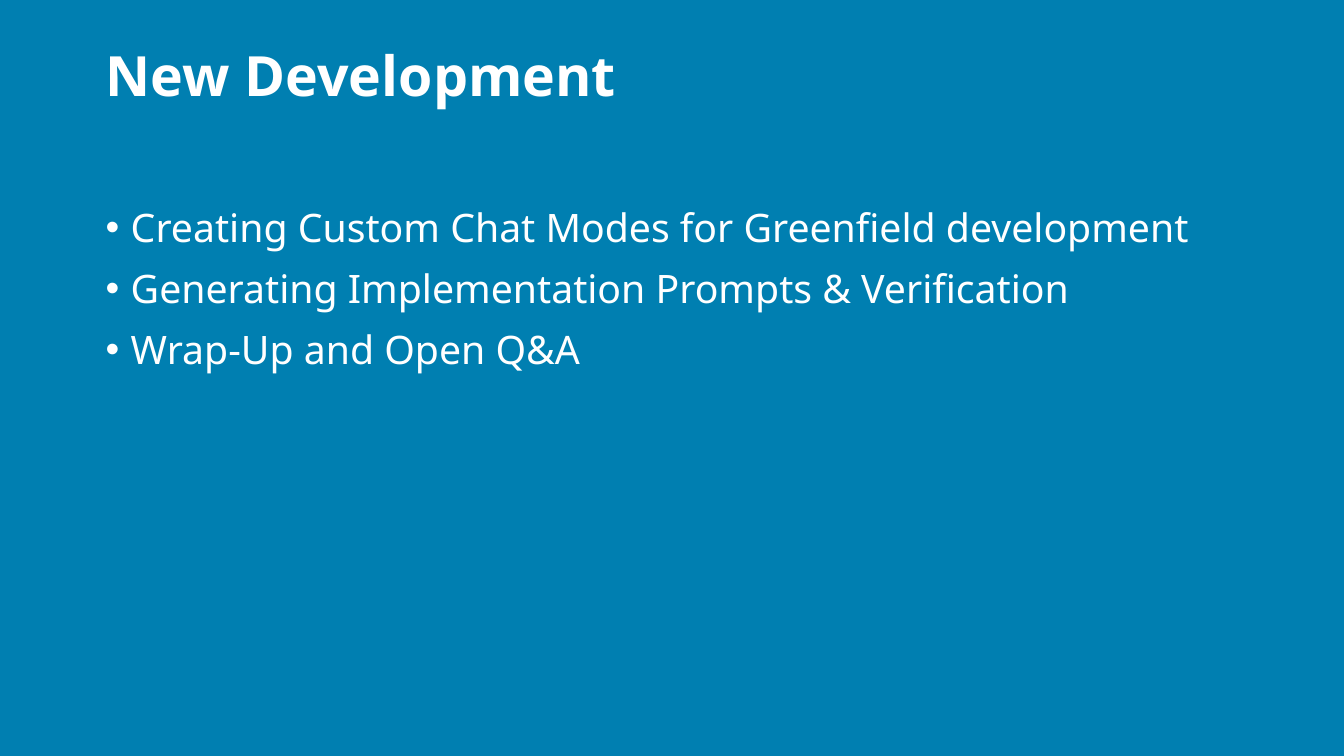
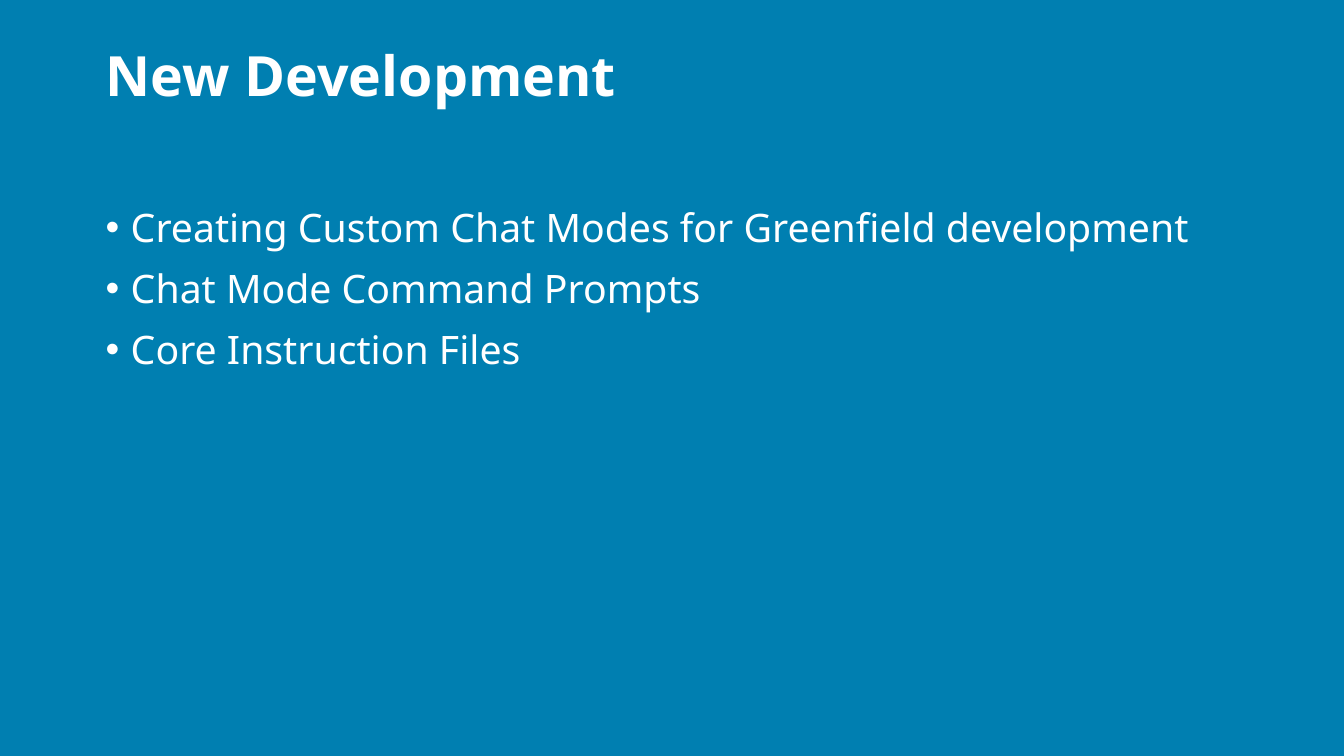
Before and after one commit to j0hnnymiller/AI-Assisted-Software-Development, a slide deck: slide 5 of Slides/AIASD-Greenfield-slides.pptx. Drawn at 1344x756 pixels with LibreOffice and Linux fonts; fonts in the diff are those of the drawing; background and template pictures are left out. Boxes give left, top, right and bottom in pixels: in the first picture for what was removed or moved away, otherwise in the second. Text is boxed around its words. In the diff, an @@ line names an element or a change of style, - is before the commit and + after.

Commit message:
feat: add AI-First vs. Prompt-First development slides and supporting markdown content

```diff
--- a/Slides/AIASD-Greenfield-slides.pptx
+++ b/Slides/AIASD-Greenfield-slides.pptx
@@ text at <box>131,273,701,365</box>: text changed @@
-• Generating Implementation Prompts & Verification
-• Wrap-Up and Open Q&A
+• Chat Mode Command Prompts
+• Core Instruction Files
```
Also in this commit, not shown: 2 other slides changed, 15 slides added, 5 slides removed, 3 other files.
